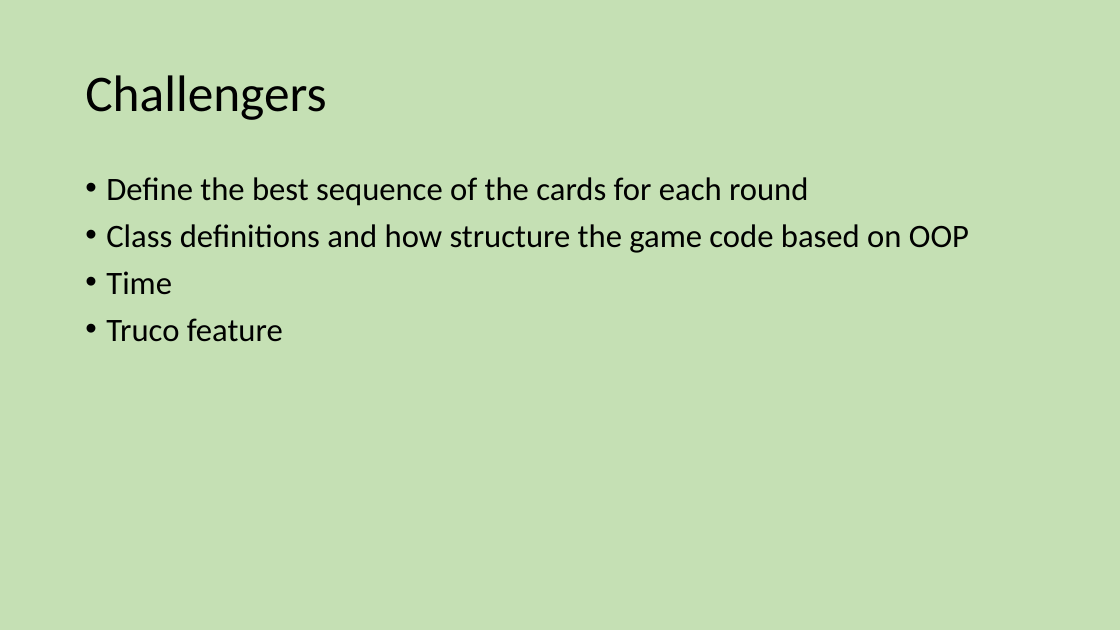
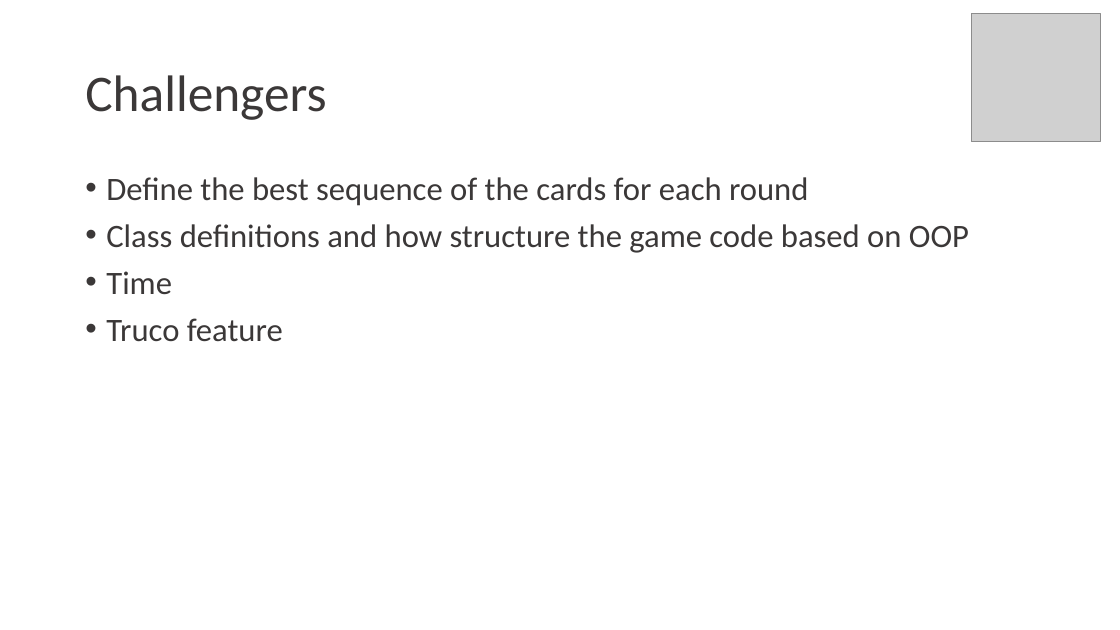
Before and after one commit to plsalles/project-module-1-truco, a slide deck: slide 4 of Presentation.pptx. Drawn at 1120x630 pixels with LibreOffice and Linux fonts; fonts in the diff are those of the drawing; grey boxes stand for pictures. Boxes give left, top, right and bottom in pixels: in the first picture for what was removed or moved away, otherwise in the second. Text is boxed around its words. In the diff, an @@ line names an element or a change of style, - is before the commit and + after.

Commit message:
Fixing some DOM manipulations on Truco buttons and last changes in the presentation

```diff
--- a/Presentation.pptx
+++ b/Presentation.pptx
@@ background #C5E0B4 to #FFFFFF @@
@@ picture added at box(972, 13, 1101, 142) @@
@@ title "Challengers" at box(85, 75, 326, 120): text colour #000000 to #3B3838 @@
@@ text "Define the best sequence of ...": place and size @@
-text "Define the best sequence of ..." at box(106, 177, 969, 342)
+text "Define the best sequence of ..." at box(77, 168, 1044, 568)
@@ text "Define the best sequence of ..." at box(77, 168, 1044, 568): text colour #000000 to #3B3838; outline none to #FFFFFF 1 pt @@
```
Also in this commit, not shown: 4 other slides changed, 3 slides added, 1 slide removed, 2 other files.
